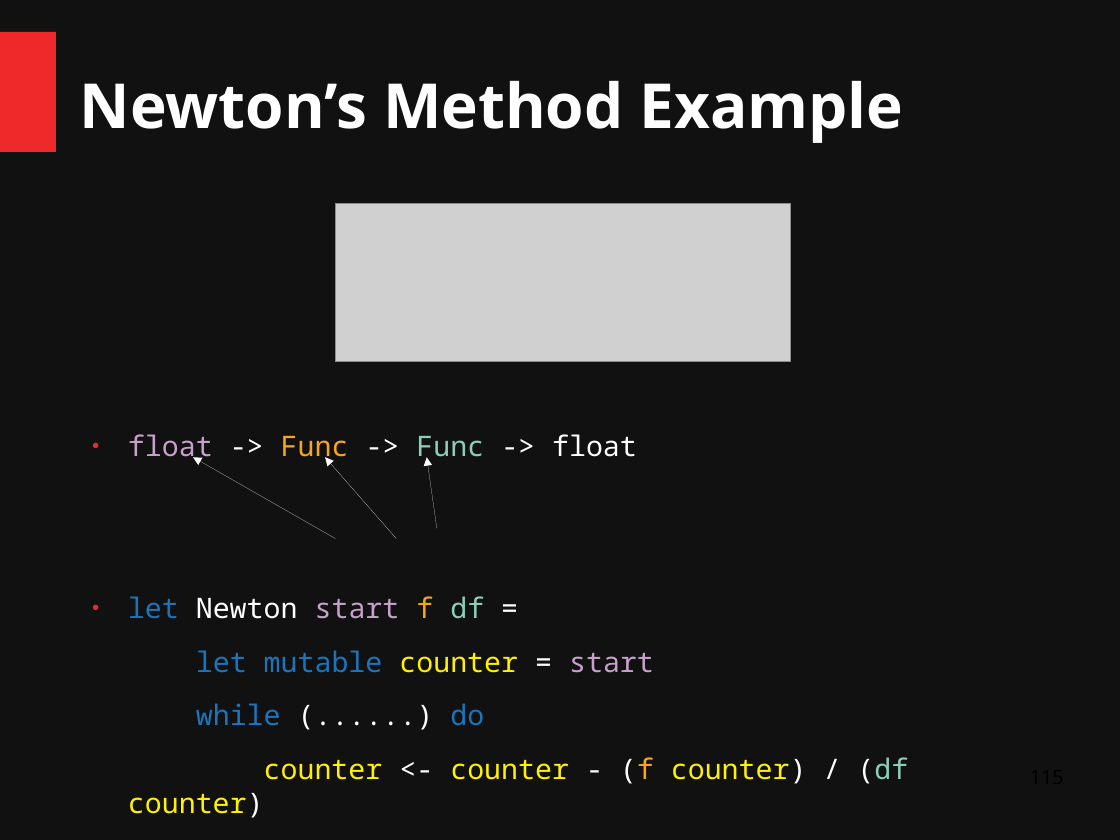
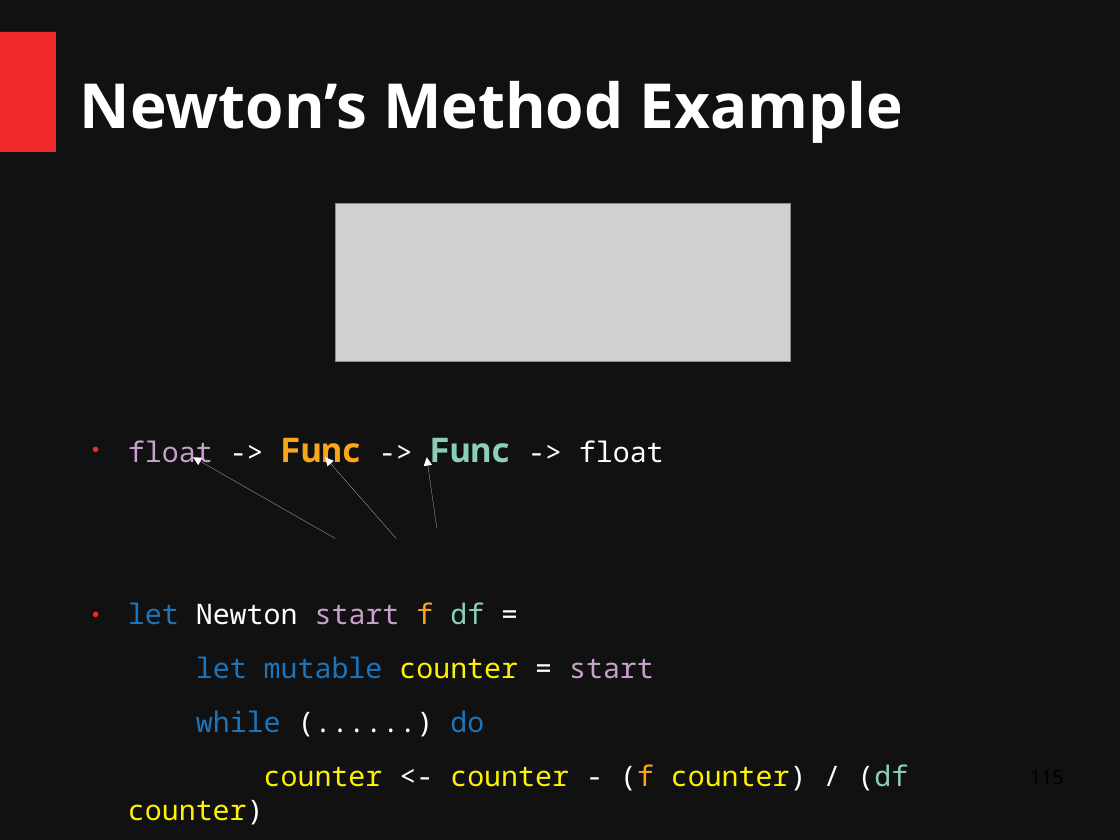
Before and after one commit to ChangHaiBin/FSharpPowerPoint, a slide deck: slide 115 of FSharp Talk Dark3.odp. Drawn at 1120x840 pixels with LibreOffice and Linux fonts; fonts in the diff are those of the drawing; grey boxes stand for pictures. Boxes give left, top, right and bottom in pixels: in the first picture for what was removed or moved away, otherwise in the second. Text is boxed around its words. In the diff, an @@ line names an element or a change of style, - is before the commit and + after.

```diff
--- a/FSharp Talk Dark3.odp
+++ b/FSharp Talk Dark3.odp
@@ text at bbox=[128, 437, 664, 471]: size 20 to 24 pt, bold on in "Func Func" @@
```
Also in this commit, not shown: 6 other slides changed, 1 slide removed, 1 other file.
